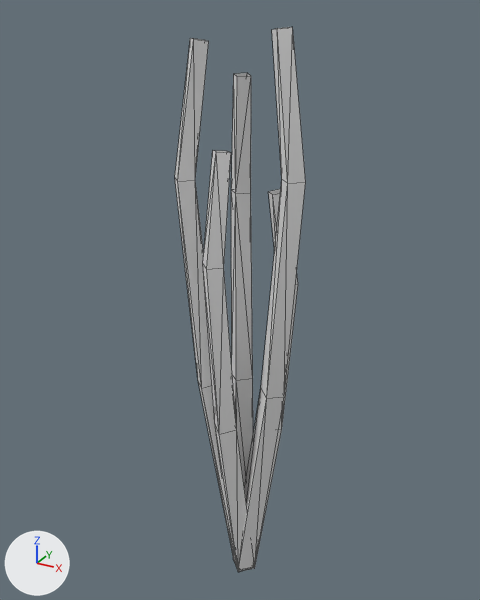
The OBJ model game/assets/models/plants/SM_Plant_HeliconiaFlowering_Stem_LOD1.obj, before and after one commit.
The view is the same before and after, from a camera (50 mm lens) standing at (0.653, -1.21, 1.383) and looking at (-0.026, 0.025, 0.766). The axes (+X, +Y, +Z) are drawn at lower left. The lights are the same throughout. The older version comes first. Mesh edges are drawn as thin lines. Where no turn or scale is listed for an object, it has been applied to the vertices.

The older version as bpy lines, for what is in view:
```python
me_sm_plant_heliconiaflowering_stem_lod1 = bpy.data.meshes.new('SM_Plant_HeliconiaFlowering_Stem_LOD1')
me_sm_plant_heliconiaflowering_stem_lod1.from_pydata(...)  # 80 vertices, 130 faces; spans x -0.137..0.15, y -0.131..0.126, z -0.005..1.352
ob_sm_plant_heliconiaflowering_stem_lod1 = bpy.data.objects.new('SM_Plant_HeliconiaFlowering_Stem_LOD1', me_sm_plant_heliconiaflowering_stem_lod1)
ob_sm_plant_heliconiaflowering_stem_lod1.location = (0.0, 0.0, 0.0)
```
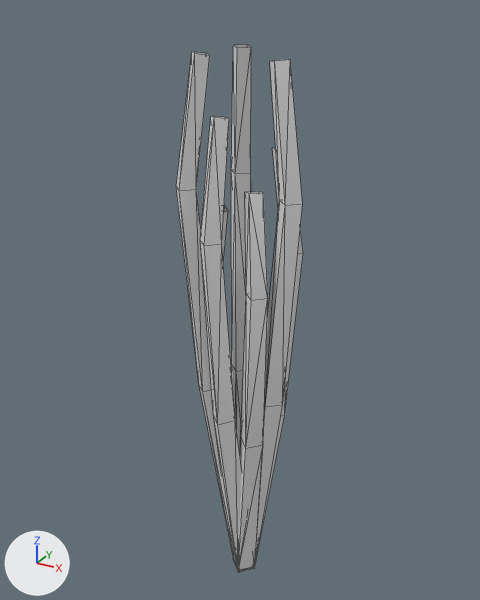
The edits, one by one:
me_sm_plant_heliconiaflowering_stem_lod1 is used by ob_sm_plant_heliconiaflowering_stem_lod1; location (0.0, 0.0, 0.0).
me_sm_plant_heliconiaflowering_stem_lod1 had 80 vertices, 130 faces and spanned x -0.137..0.15, y -0.131..0.126, z -0.005..1.352.
me_sm_plant_heliconiaflowering_stem_lod1 now has 112 vertices, 182 faces and spans x -0.135..0.145, y -0.138..0.13, z -0.005..1.313.
me_sm_plant_heliconiaflowering_stem_lod1 part 1: a new loose piece of 16 vertices spanning x -0.119..0.033, y -0.033..0.035, z -0.005..0.986.
me_sm_plant_heliconiaflowering_stem_lod1 part 2: a new loose piece of 16 vertices spanning x -0.033..0.093, y -0.098..0.033, z -0.004..1.047.
Part 3, on me_sm_plant_heliconiaflowering_stem_lod1:
4 vertices in x -0.137..-0.086, y -0.085..-0.034, z 1.056 move by (0.002, 0.001, -0.019).
4 vertices in x -0.042..0.018, y -0.102..-0.042, z 0.478..0.485 move by (-0.001, -0.004, 0.028).
4 vertices in x 0.033..0.075, y 0.021..0.063, z 1.024..1.029 move by (0.005, 0.004, 0.092).
3 vertices in x -0.1..-0.058, y -0.063..-0.042, z 1.324..1.329 move by (0.002, 0.001, -0.024).
3 vertices in x 0.099..0.15, y -0.032..-0.007, z 1.074 move by (-0.005, 0.001, -0.044).
3 vertices in x 0.067..0.088, y -0.044..-0.002, z 1.346..1.349 move by (-0.004, 0.001, -0.055).
39 vertices move from x -0.106..0.125, y -0.131..0.126, z 0.436..1.352 to x -0.104..0.119, y -0.138..0.13, z 0.476..1.313.

What differs and where, as boxes [x1, y1, x2, y2] in the pictures (480 x 600 px; the box of a moved part takes in the faces that stretch with it):
'SM_Plant_HeliconiaFlowering_Stem_LOD1', reshaped
    before: [175, 27, 305, 572]
    after: [176, 45, 303, 572]
part 1 of me_sm_plant_heliconiaflowering_stem_lod1, added
    after: [222, 206, 235, 562]
part 2 of me_sm_plant_heliconiaflowering_stem_lod1, added
    after: [238, 191, 268, 572]
part 3 of me_sm_plant_heliconiaflowering_stem_lod1, moved or reshaped
    before: [175, 27, 305, 568]
    after: [176, 45, 303, 568]
